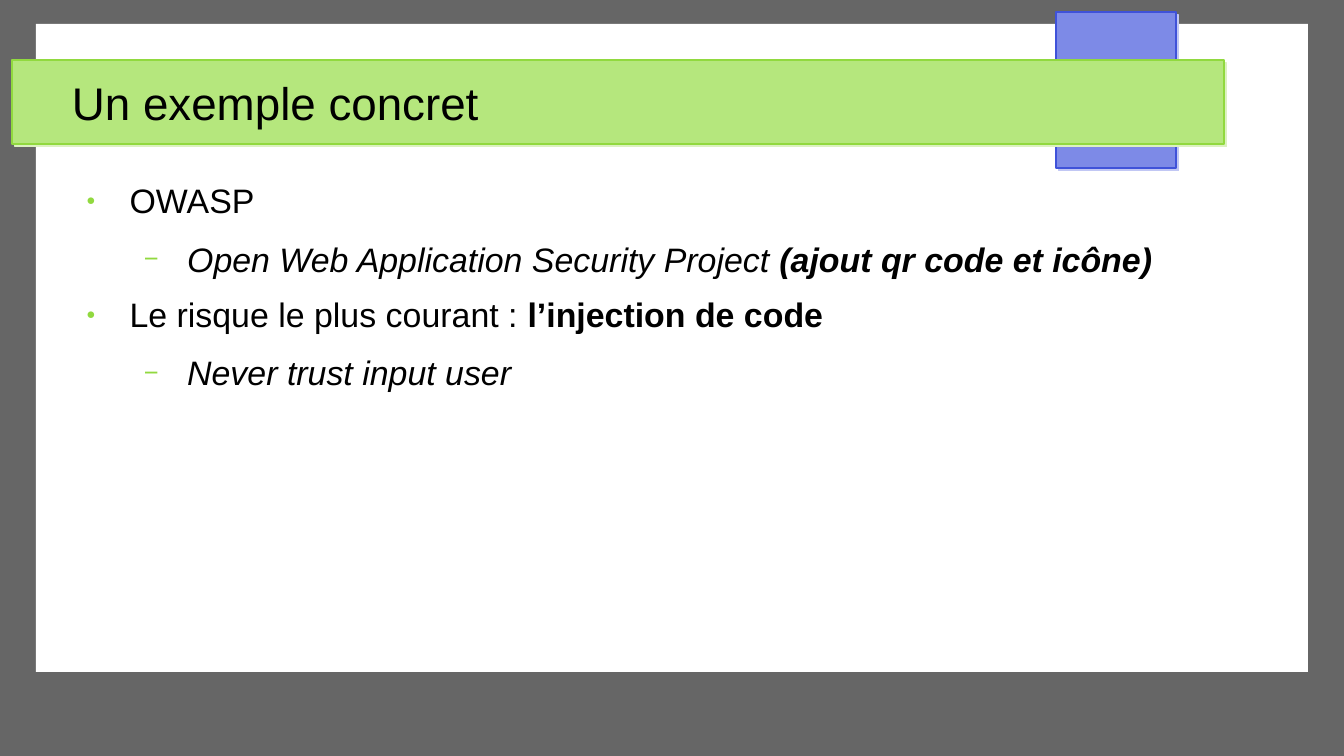
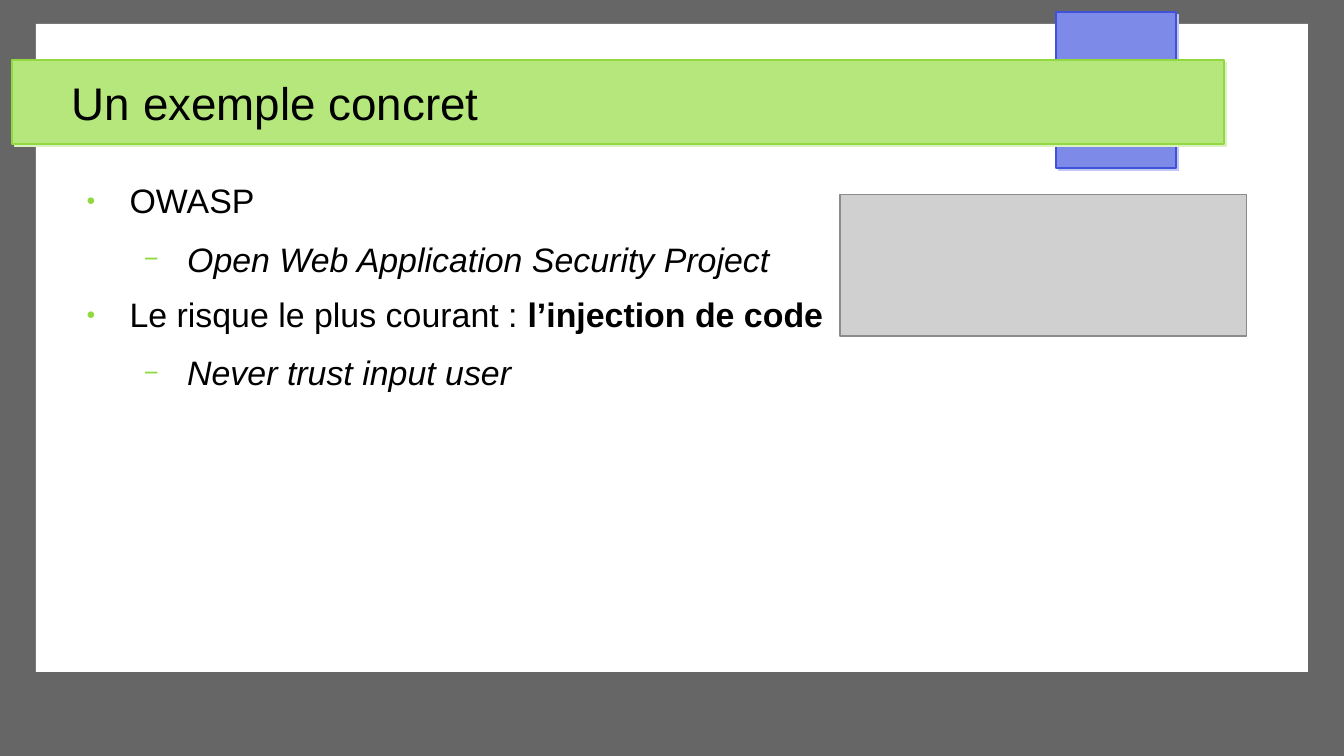
Before and after one commit to Akipe/abc_2105, a slide deck: slide 10 of other/presentations/securite_app_web/presentation_securite_app_web_v2.odp (slide 11 before the commit). Drawn at 1344x756 pixels with LibreOffice and Linux fonts; fonts in the diff are those of the drawing; grey boxes stand for pictures. Boxes give left, top, right and bottom in pixels: in the first picture for what was removed or moved away, otherwise in the second. Text is boxed around its words. In the diff, an @@ line names an element or a change of style, - is before the commit and + after.

```diff
--- a/other/presentations/securite_app_web/presentation_securite_app_web_v2.odp
+++ b/other/presentations/securite_app_web/presentation_securite_app_web_v2.odp
@@ picture added at <box>840,195,1246,337</box> @@
@@ text at <box>187,247,769,279</box>: text changed @@
-  − Open Web Application Security Project (ajout qr code et icône)
+  − Open Web Application Security Project
```
Also in this commit, not shown: 13 other slides changed, 2 slides added, 4 slides removed, 4 other files.
